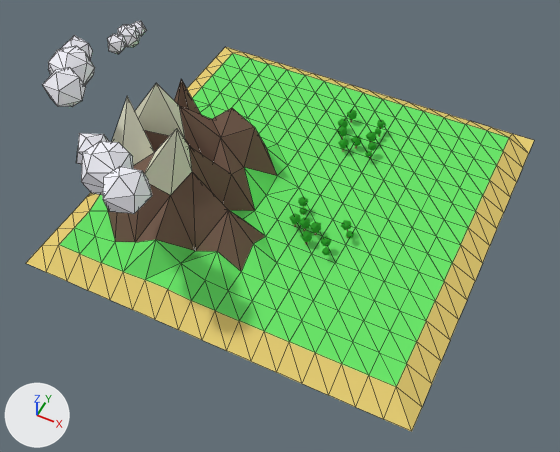
What one commit did to the Blender file Assets/Models/Tutorial_Mountains.blend.
Rendered twice from a 50 mm camera at (7.54, -14.35, 16.13) aimed at (1.29, -1.85, 0.5). Lighting does not change. The marker at lower left points along +X, +Y and +Z. Mesh edges are drawn as thin lines on the coarser meshes.

Names of what the first picture shows: 'Cloud', 'Cloud.001', 'Cloud.002', 'Mountain'.
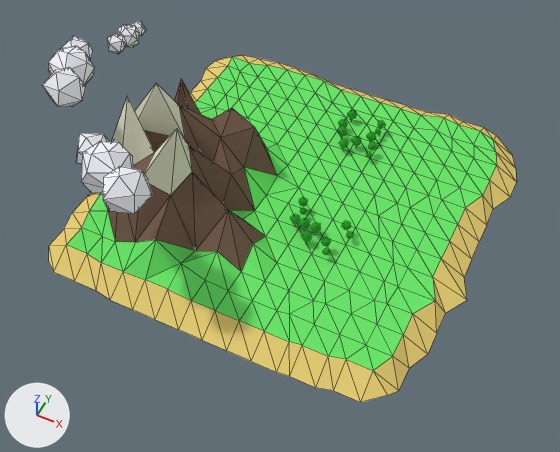
Changed parts and their boxes [x1, y1, x2, y2] in the pictures (560 x 452 px; the box of a moved part takes in the faces that stretch with it):
'Mountain', reshaped (8% narrower, 10% shorter): before [26, 47, 534, 431]; after [49, 55, 517, 402]
part 1 of me_plane_001, moved or reshaped: before [187, 47, 534, 182]; after [189, 55, 517, 182]
part 2 of me_plane_001, moved or reshaped: before [384, 387, 422, 431]; after [361, 371, 399, 402]
part 3 of me_plane_001, moved or reshaped: before [329, 342, 441, 419]; after [316, 335, 428, 402]
part 4 of me_plane_001, moved or reshaped: before [277, 281, 467, 395]; after [277, 278, 466, 388]
part 5 of me_plane_001, moved or reshaped: [365, 180, 510, 300] in both
part 6 of me_plane_001, moved or reshaped: before [26, 211, 115, 300]; after [49, 211, 115, 300]

The change in detail:
me_plane_001 has 290 vertices, 514 faces and spans x -1.15..1.15, y -1.15..1.15, z -0.08..0.83.
me_plane_001 is used by ob_mountain; location (0.9, 0.13, 0.0); scale (4.85, 4.85, 4.85).
Before the commit, vertices of me_plane_001: 25 (-1.15, -0.86, -0.08) at pixel (57, 228), 42 (-0.86, -1.15, -0.08) at pixel (67, 281), 72 (-0.86, -0.86, 0.0) at pixel (95, 236), 81 (-1.15, -1.01, -0.08) at pixel (41, 245), 98 (-0.72, -1.15, -0.08) at pixel (88, 290).
Before the commit, vertices of me_plane_001: 138 (-1.01, -1.15, -0.08) at pixel (46, 272), 190 (-0.86, -1.01, 0.0) at pixel (79, 253), 191 (-1.01, -0.86, 0.0) at pixel (74, 227), 250 (-1.01, -1.01, 0.0) at pixel (58, 244).
me_plane_001 part 1: 48 of 290 vertices moved; they spanned x -1.15..1.15, y 0.43..1.15, z -0.08..0.0 and now span x -1.13..1.11, y 0.43..1.14, z -0.08..0.0; mean shift (0.0, -0.03, 0.0); largest move (1.15, 1.15, -0.08) -> (0.99, 1.02, -0.08).
me_plane_001 part 2: the 1 vertex in x 1.15, y -1.15, z -0.08 is moved by (-0.17, 0.12, 0.02).
me_plane_001 part 3: 6 of the vertices in x 0.86..1.15, y -1.15..-0.86, z -0.08..0.0 are moved by (-0.13, 0.03, 0.0).
me_plane_001 part 4: 18 of the vertices in x 0.43..1.15, y -1.15..-0.43, z -0.08..0.0 are moved by (-0.08, 0.01, 0.0).
me_plane_001 part 5: 20 of the vertices in x 0.58..1.15, y -0.43..0.43, z -0.08..0.0 are moved by (-0.06, 0.0, 0.0).
Part 6, on me_plane_001:
Vertices 25, 42, 72, 81, 98, 138, 190, 191, 250 of me_plane_001 move by (0.04, 0.02, 0.0).
Vertex 0 of me_plane_001 moves from (-1.15, -1.15, -0.08) at pixel (25, 263) to (-1.04, -1.09, -0.08) at pixel (48, 261).
